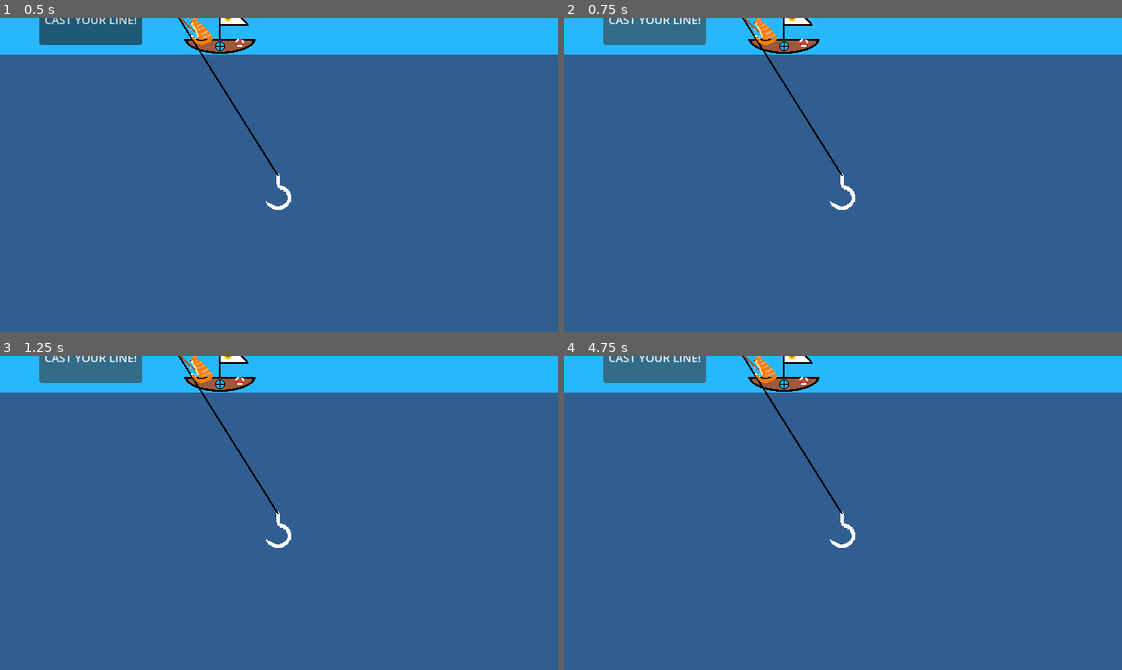
Above: before the commit, frames 1-4 (two rows, left to right).
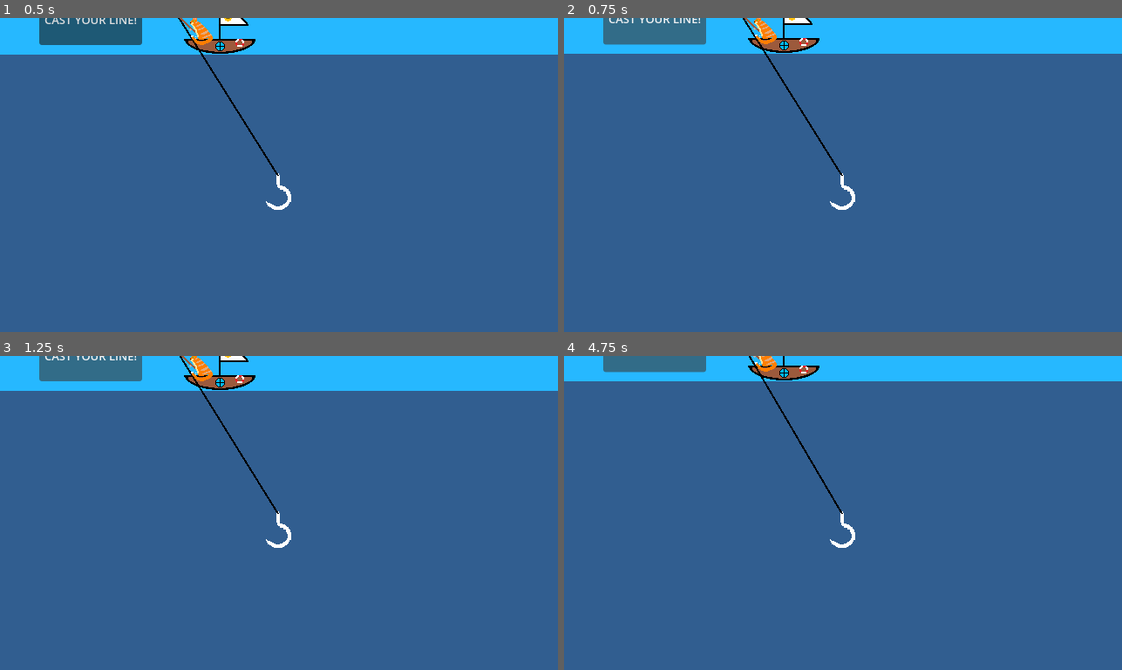
Above: after the commit, the same moments.

Repository: ethan-hawksley/cat-fishing-frenzy
Game: Godot game, scene res://main.tscn
Two runs of this game, one before a commit and one after it. Both use one fixed random seed, a clock stepped at 60 frames per second and the inputs below.
Inputs (mouse positions are in pixels of both pictures, inside the frame that each line leads up to):
- Up to frame 1 (0.5 s): no input
- Up to frame 2 (0.75 s): click "CAST YOUR LINE!" at 0.5 s
- Up to frame 3 (1.25 s): no input
- Up to frame 4 (4.75 s): click "CAST YOUR LINE!" at 1.25 s; click (653, 359) at 2 s, where only the run before the commit has a clickable "CAST YOUR LINE!"

Frame 1 is identical in both runs. In frame 2, 0.7% of the frame differs, in the area x 0-100%, y 0-39%; in frame 3, 1.4%; in frame 4, 5.2%, in the area x 0-100%, y 0-50%.

Commit message:
setup hooks moving

Diff:
--- a/button.gd
+++ b/button.gd
@@ -1,5 +1,4 @@
-extends "res://cast.gd"
-
+extends Button
 
 # Called when the node enters the scene tree for the first time.
 func _ready() -> void:
@@ -12,4 +11,5 @@
 
 
 func _on_pressed() -> void:
-	pass
+	if global.mode == global.modes.shop:
+		global.mode = global.modes.descending
--- a/cast.gd
+++ b/cast.gd
@@ -1,5 +1,4 @@
-extends Node
-@export var node: Node2D
+extends Node2D
 
 # Called when the node enters the scene tree for the first time.
 func _ready() -> void:
@@ -8,5 +7,5 @@
 
 # Called every frame. 'delta' is the elapsed time since the previous frame.
 func _process(delta: float) -> void:
-	var sprite = $Hook
-	sprite.position.y += (500*global.length)
+	if global.mode == global.modes.descending:
+		position.y += (0.005*global.length)
--- a/global.gd
+++ b/global.gd
@@ -2,3 +2,11 @@
 
 var money = 0
 var length = 10
+var mode = modes.shop
+
+
+enum modes {
+	descending,
+	ascending,
+	shop,
+}
--- a/main.tscn
+++ b/main.tscn
@@ -3,6 +3,7 @@
 [ext_resource type="Texture2D" uid="uid://dmyc2as8m6pti" path="res://assets/boat.png" id="1_ig7tw"]
 [ext_resource type="Texture2D" uid="uid://c5enxlqyc6il7" path="res://assets/hook.png" id="2_0xm2m"]
 [ext_resource type="Script" uid="uid://dsnyrjrsvfcay" path="res://line.gd" id="3_1bvp3"]
+[ext_resource type="Script" uid="uid://dp5rul741yy8s" path="res://cast.gd" id="3_7mycd"]
 [ext_resource type="Texture2D" uid="uid://bpf1c5hrb53y1" path="res://assets/catttttt.png" id="3_h2yge"]
 [ext_resource type="Script" uid="uid://xwcxywkltqf8" path="res://button.gd" id="5_lquwl"]
 
@@ -22,6 +23,7 @@
 position = Vector2(50, 136)
 texture = ExtResource("2_0xm2m")
 offset = Vector2(12, 30)
+script = ExtResource("3_7mycd")
 
 [node name="Camera2D" type="Camera2D" parent="Hook" unique_id=2095265735]
 position = Vector2(1, -1)
